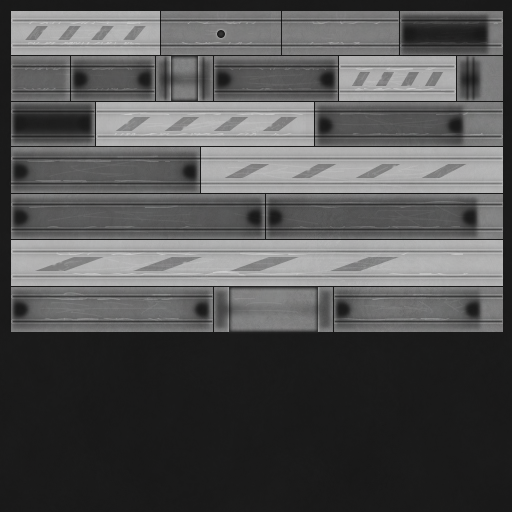
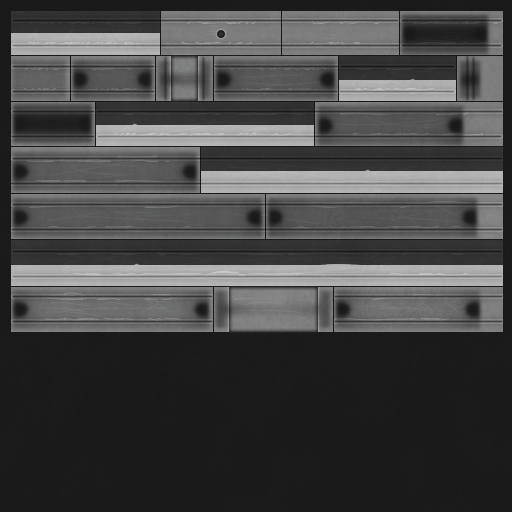
Before/after of a 512 x 512 layered artwork. What changed in the layer stack:
added layer "saf" above "col" over [left=11, top=11, right=503, bottom=265]
hid "col" over [left=25, top=26, right=467, bottom=271]
